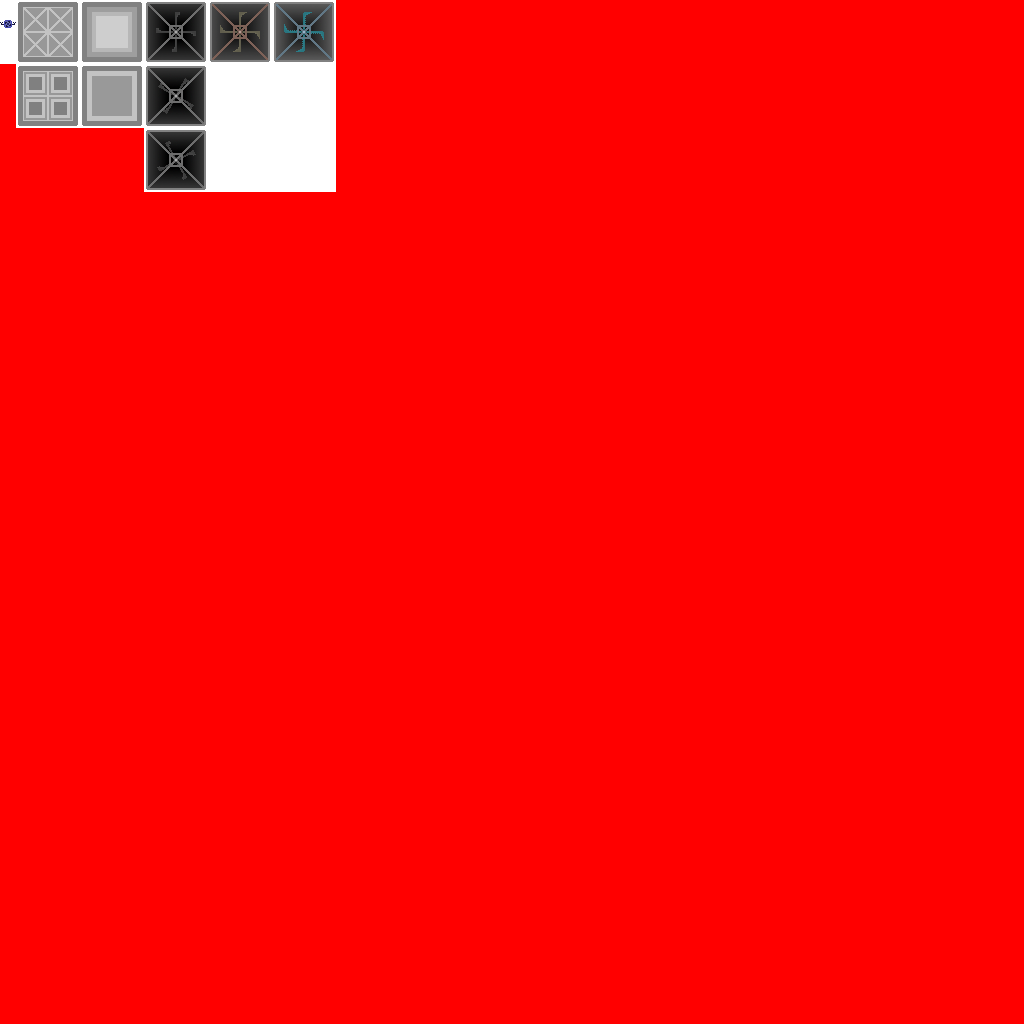
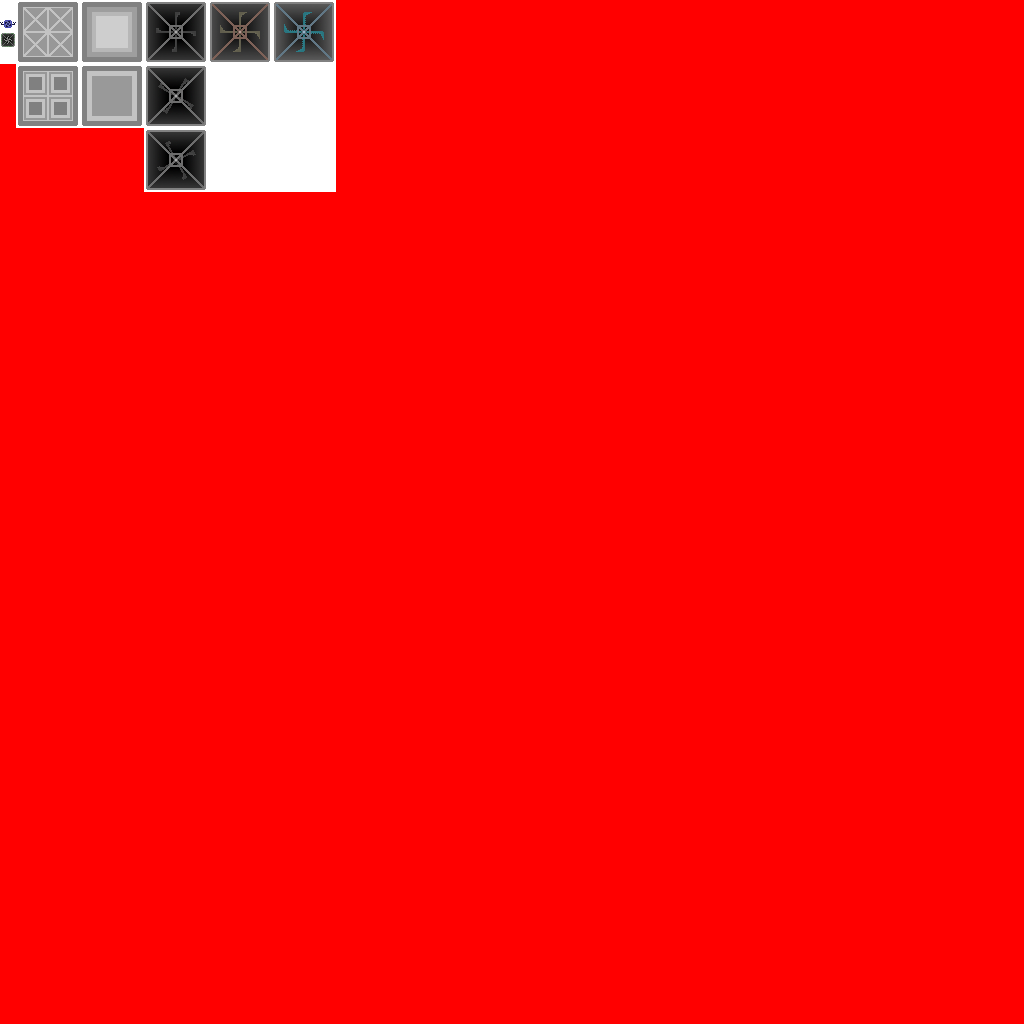
Before/after of a 1024px x 1024px layered artwork. What changed in the layer stack:
added layer "quick_mine" above "builder_atlas.png" over 1, 33, 15, 47
